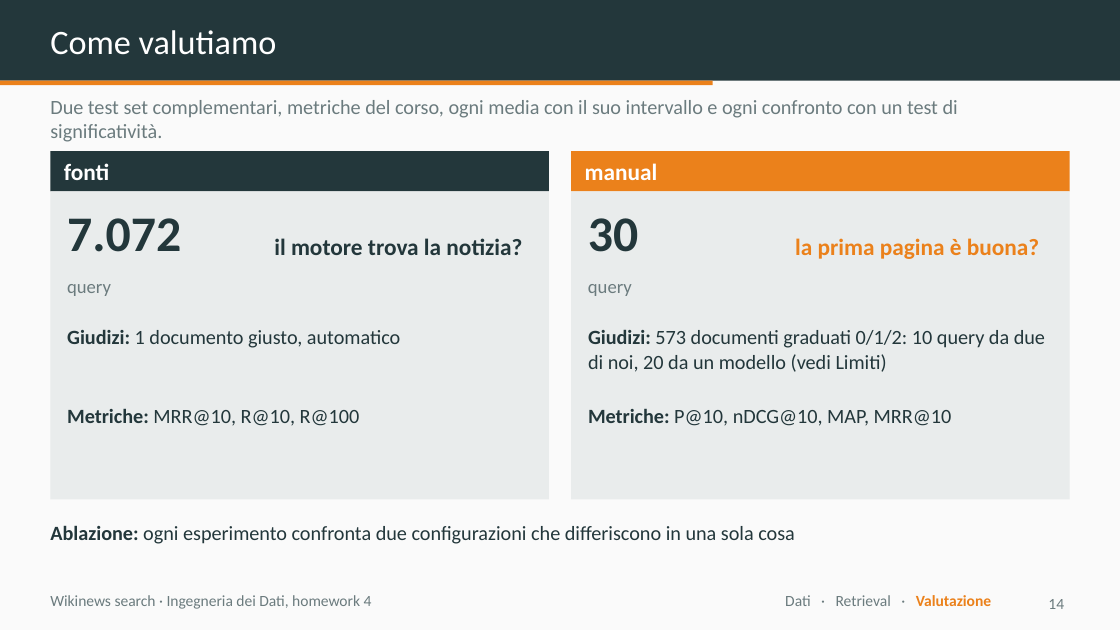
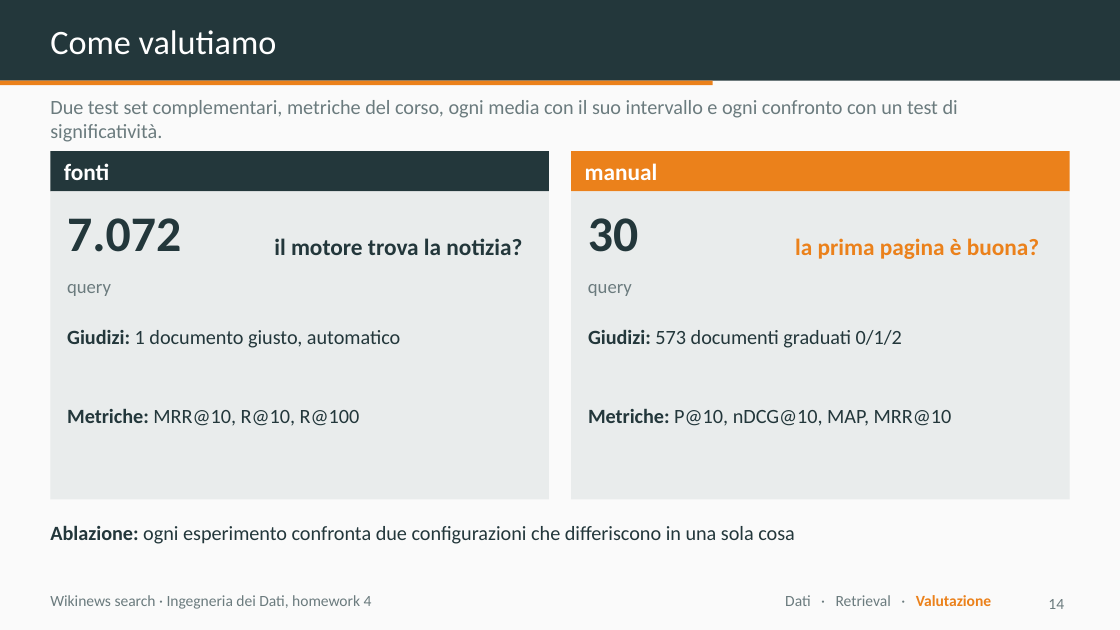
Before and after one commit to dnlsdn/wikinews-search, a slide deck: slide 14 of slides/wikinews-search.pptx. Drawn at 1120x630 pixels with LibreOffice and Linux fonts; fonts in the diff are those of the drawing. Boxes give left, top, right and bottom in pixels: in the first picture for what was removed or moved away, otherwise in the second. Text is boxed around its words. In the diff, an @@ line names an element or a change of style, - is before the commit and + after.

Commit message:
slides: deck regenerated with Gioia's changes on slides 14 and 21 (#20)

```diff
--- a/slides/wikinews-search.pptx
+++ b/slides/wikinews-search.pptx
@@ text at (588,329,902,348): text changed @@
-Giudizi: 573 documenti graduati 0/1/2: 10 query da due di noi, 20 da un modello (vedi Limiti)
+Giudizi: 573 documenti graduati 0/1/2
```
Also in this commit, not shown: 1 other slide changed, 1 other file.
